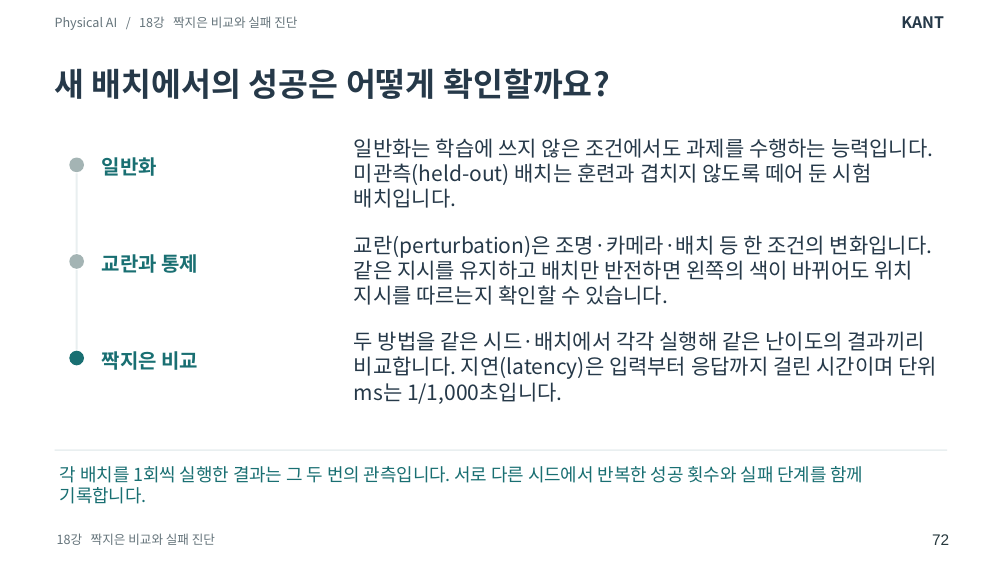
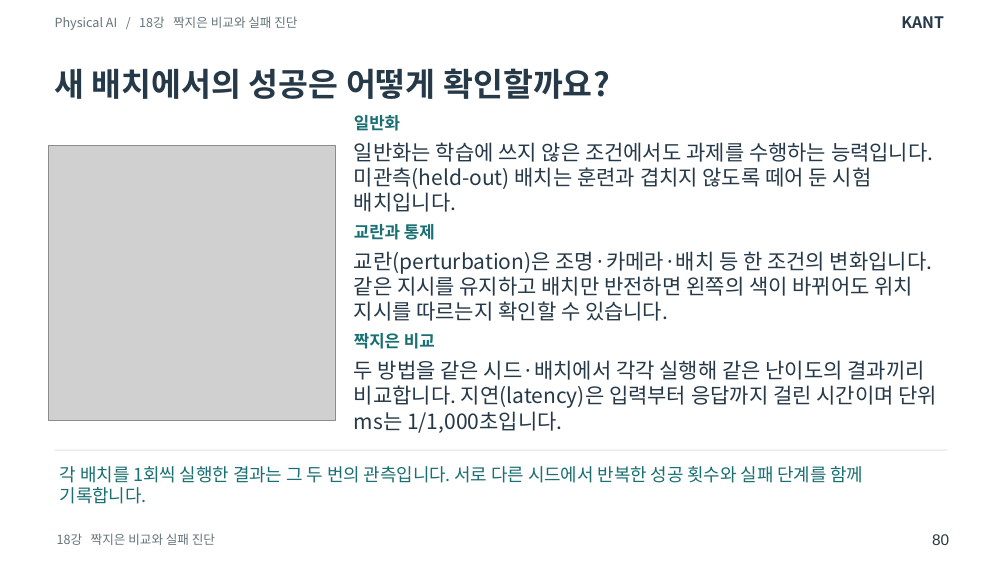
Before and after one commit to SpartaPA/waffle-mpx-lyrical, a slide deck: slide 80 of lessons/14-18/lessons-14-18.pptx (slide 72 before the commit). Drawn at 1008x567 pixels with LibreOffice and Linux fonts; fonts in the diff are those of the drawing; grey boxes stand for pictures. Boxes give left, top, right and bottom in pixels: in the first picture for what was removed or moved away, otherwise in the second. Text is boxed around its words. In the diff, an @@ line names an element or a change of style, - is before the commit and + after.

Commit message:
다섯 강의에서 지시문이 코드와 결과로 이어지는 과정을 그림과 함께 설명합니다

```diff
--- a/lessons/14-18/lessons-14-18.pptx
+++ b/lessons/14-18/lessons-14-18.pptx
@@ size 14.2 to 12 pt; vertical alignment middle to top in 3 elements at (x1=354, y1=333, x2=435, y2=349), (x1=354, y1=224, x2=435, y2=240), (x1=354, y1=115, x2=400, y2=131) @@
@@ text "일반화" moved from (x1=102, y1=157, x2=157, y2=176) to (x1=354, y1=115, x2=400, y2=131) @@
@@ picture added at (x1=49, y1=145, x2=337, y2=420) @@
@@ ellipse removed at (x1=70, y1=157, x2=85, y2=172) @@
@@ rectangle removed at (x1=76, y1=173, x2=78, y2=253) @@
@@ text "교란과 통제" moved from (x1=102, y1=254, x2=198, y2=273) to (x1=354, y1=224, x2=435, y2=240) @@
@@ ellipse removed at (x1=70, y1=254, x2=85, y2=269) @@
@@ text "교란(perturbation)은 조명·카메라·배치 등 한 조건의 ..." moved from (x1=354, y1=235, x2=933, y2=305) to (x1=354, y1=251, x2=933, y2=321) @@
@@ rectangle removed at (x1=76, y1=270, x2=78, y2=350) @@
@@ text "짝지은 비교" moved from (x1=102, y1=351, x2=198, y2=370) to (x1=354, y1=333, x2=435, y2=349) @@
@@ ellipse removed at (x1=70, y1=351, x2=85, y2=366) @@
@@ vertical alignment middle to top in 3 elements at (x1=354, y1=142, x2=933, y2=212), (x1=354, y1=251, x2=933, y2=321), (x1=354, y1=360, x2=937, y2=433) @@
@@ text "두 방법을 같은 시드·배치에서 각각 ..." moved from (x1=354, y1=331, x2=937, y2=404) to (x1=354, y1=360, x2=937, y2=433) @@
@@ text at (x1=932, y1=534, x2=949, y2=545): text changed @@
-72
+80
```
Also in this commit, not shown: 77 other slides changed, 10 slides added, 3 other files.
